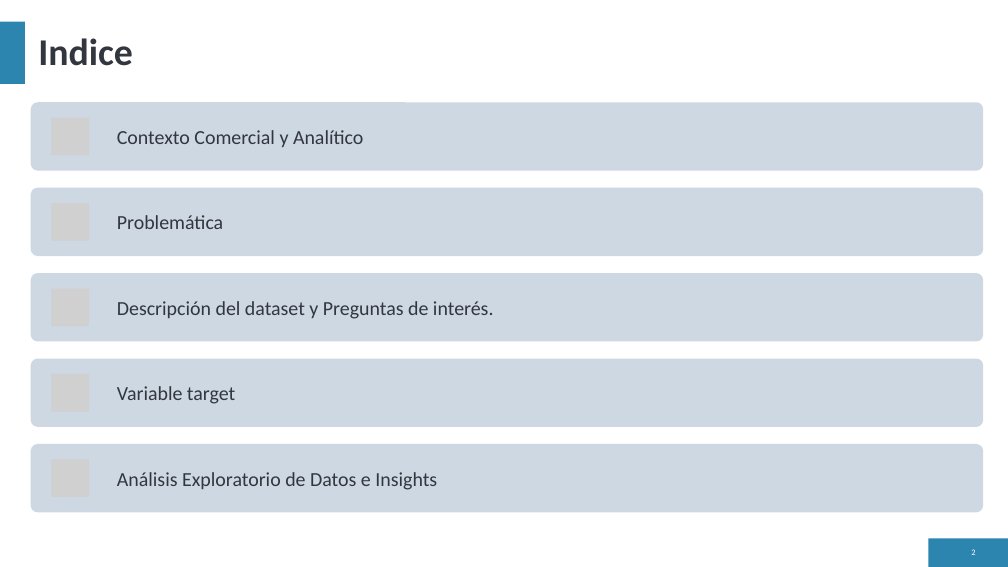
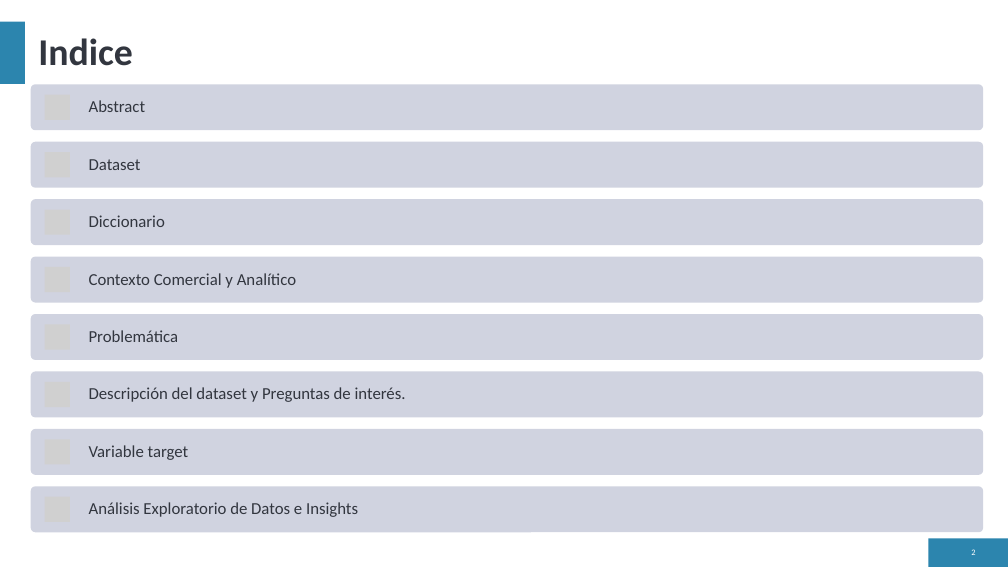
Before and after one commit to daniperez92/Data_Science, a slide deck: slide 2 of Desafío - Clase 36/Presentación_CancelaciónDeReservas.pptx. Drawn at 1008x567 pixels with LibreOffice and Linux fonts; fonts in the diff are those of the drawing; grey boxes stand for pictures. Boxes give left, top, right and bottom in pixels: in the first picture for what was removed or moved away, otherwise in the second. Text is boxed around its words. In the diff, an @@ line names an element or a change of style, - is before the commit and + after.

```diff
--- a/Desafío - Clase 36/Presentación_CancelaciónDeReservas.pptx
+++ b/Desafío - Clase 36/Presentación_CancelaciónDeReservas.pptx
@@ fill #CDD9E3 to #D1D4E1 in 5 elements at (31,199,984,245), (31,371,984,417), (31,429,984,475), (31,256,984,302), (31,85,984,131) @@
@@ rounded rectangle: place and size @@
-rounded rectangle at (31,102,984,170)
+rounded rectangle at (31,85,984,131)
@@ picture: place and size @@
-picture at (51,118,89,156)
+picture at (45,95,70,119)
@@ rounded rectangle: place and size @@
-rounded rectangle at (31,188,984,256)
+rounded rectangle at (31,199,984,245)
@@ picture: place and size @@
-picture at (51,289,89,327)
+picture at (45,209,70,234)
@@ picture removed at (51,203,89,241) @@
@@ rounded rectangle: place and size @@
-rounded rectangle at (31,273,984,341)
+rounded rectangle at (31,256,984,302)
@@ size 19 to 16 pt; line spacing 1 to 0.9; less space between paragraphs in 5 elements at (89,502,358,517), (89,445,189,460), (89,387,406,402), (89,330,179,342), (89,273,296,288) @@
@@ text "Contexto Comercial y Analítico": place and size @@
-text "Contexto Comercial y Analítico" at (117,130,363,147)
+text "Contexto Comercial y Analítico" at (89,273,296,288)
@@ text "Problemática": place and size @@
-text "Problemática" at (117,215,223,229)
+text "Problemática" at (89,330,179,342)
@@ rounded rectangle: place and size @@
-rounded rectangle at (31,358,984,426)
+rounded rectangle at (31,371,984,417)
@@ picture removed at (51,374,89,412) @@
@@ text "Descripción del dataset y Preguntas ...": place and size @@
-text "Descripción del dataset y Preguntas ..." at (117,301,494,319)
+text "Descripción del dataset y Preguntas ..." at (89,387,406,402)
@@ rounded rectangle: place and size @@
-rounded rectangle at (31,444,984,512)
+rounded rectangle at (31,429,984,475)
@@ text "Variable target": place and size @@
-text "Variable target" at (117,386,235,404)
+text "Variable target" at (89,445,189,460)
@@ picture removed at (51,460,89,498) @@
@@ group added at (31,100,984,532): 6 pictures, 3 texts, 3 rounded rectangles @@
+Abstract
+Dataset
+Diccionario
@@ text "Análisis Exploratorio de Datos e ...": place and size @@
-text "Análisis Exploratorio de Datos e ..." at (117,472,437,490)
+text "Análisis Exploratorio de Datos e ..." at (89,502,358,517)
```
Also in this commit, not shown: 3 slides added, 3 other files.
